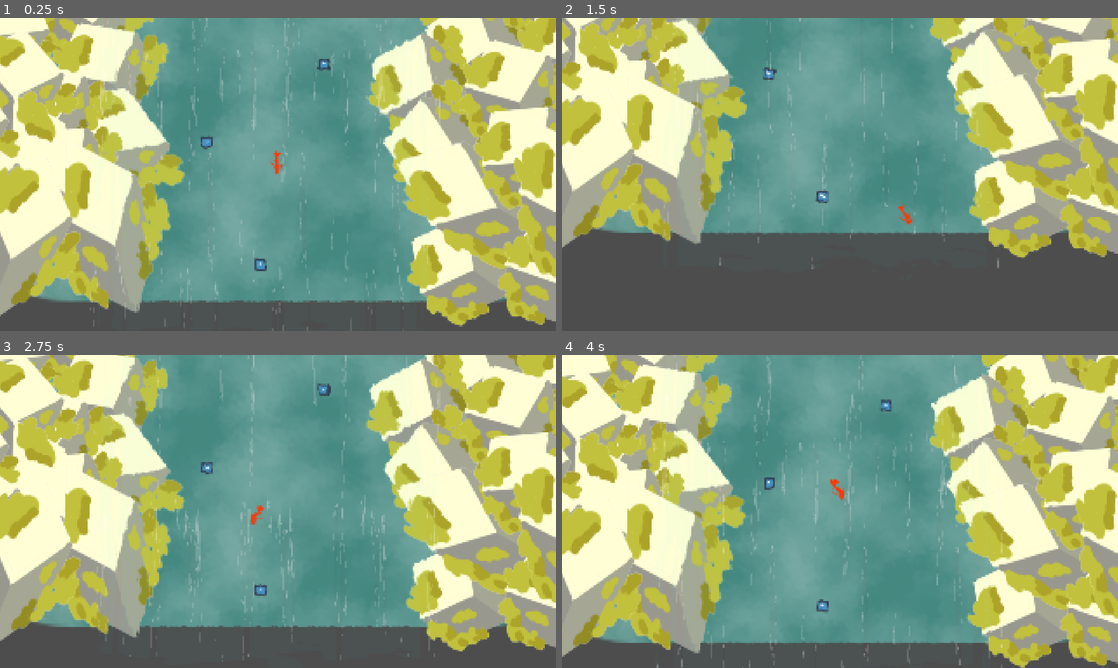
Above: before the commit, frames 1-4 (two rows, left to right).
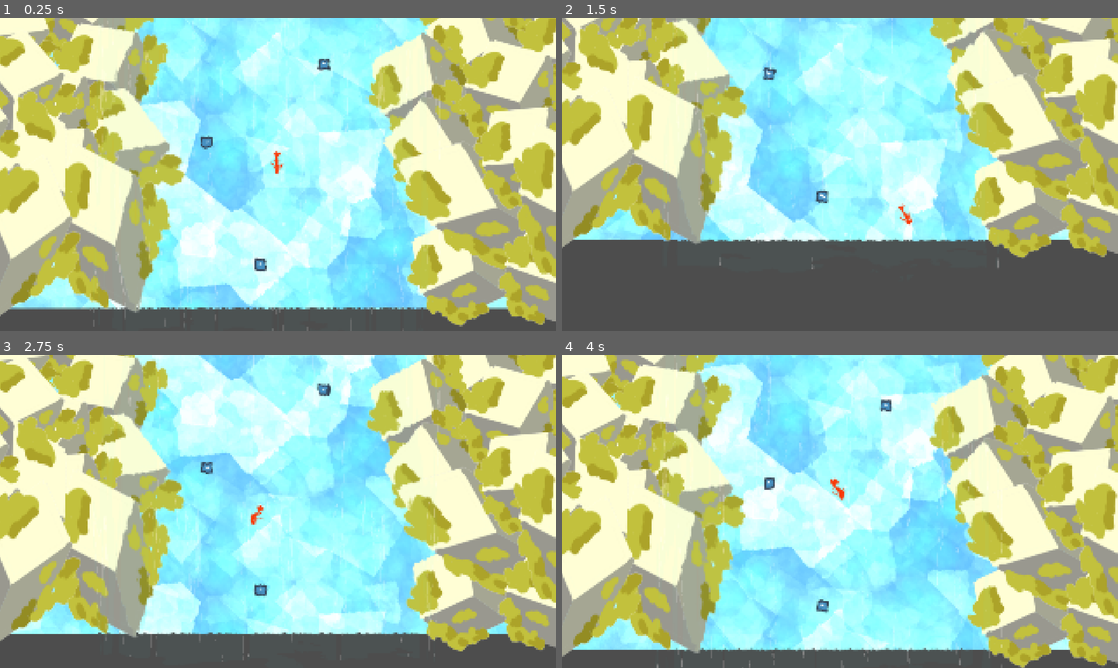
Above: after the commit, the same moments.

Repository: ojaskavathe/cascade
Game: Godot game, scene res://game.tscn
Two runs of this game, one before a commit and one after it. Both use one fixed random seed, a clock stepped at 60 frames per second and the inputs below. The engine's default icon, where the game draws it, is replaced by a stand-in: a white triangle on a blue panel in a dark square.
Inputs (mouse positions are in pixels of both pictures, inside the frame that each line leads up to):
- Up to frame 1 (0.25 s): no input
- Up to frame 2 (1.5 s): move the mouse to (962, 158) at 0.52 s; hold D (right) from 0.53 s (still down); tap Space (jump) at 0.77 s; move the mouse to (728, 190) at 1.27 s
- Up to frame 3 (2.75 s): tap Space (jump) at 1.52 s; move the mouse to (333, 442) at 2.02 s; release D (right) at 2.03 s; hold A (left) from 2.03 s (still down)
- Up to frame 4 (4 s): move the mouse to (812, 574) at 2.77 s; release A (left) at 2.78 s; hold D (right) from 2.78 s (still down); tap Space (jump) at 3.02, 3.77 s; move the mouse to (1006, 558) at 3.52 s

The runs differ from the first frame. In frame 1, 42% of the frame differs, in the area x 1-92%, y 0-94%; in frame 2, 32%; in frame 3, 40%; in frame 4, 42%, in the area x 2-92%, y 0-95%.

Commit message:
Waterfall stuff

Diff:
--- a/assets/shader/fallbackground.tres
+++ /dev/null
@@ -1,103 +0,0 @@
-[gd_resource type="VisualShader" load_steps=12 format=3 uid="uid://de6gsxh1jnp35"]
-
-[sub_resource type="Gradient" id="Gradient_guwve"]
-offsets = PackedFloat32Array(0.193309, 0.877323)
-colors = PackedColorArray(0.1352, 0.26, 0.24752, 1, 0.938845, 0.780052, 0.791951, 1)
-
-[sub_resource type="FastNoiseLite" id="FastNoiseLite_3kupp"]
-frequency = 0.0055
-offset = Vector3(547.37, 0, 0)
-domain_warp_enabled = true
-domain_warp_frequency = 0.07
-
-[sub_resource type="NoiseTexture2D" id="NoiseTexture2D_pxin5"]
-width = 800
-color_ramp = SubResource("Gradient_guwve")
-noise = SubResource("FastNoiseLite_3kupp")
-
-[sub_resource type="VisualShaderNodeTexture" id="VisualShaderNodeTexture_xwpst"]
-output_port_for_preview = 0
-texture = SubResource("NoiseTexture2D_pxin5")
-
-[sub_resource type="Gradient" id="Gradient_dob1m"]
-offsets = PackedFloat32Array(0.996283, 1)
-colors = PackedColorArray(0.313726, 0.603922, 0.572549, 1, 0.733333, 0.870588, 0.721569, 1)
-
-[sub_resource type="FastNoiseLite" id="FastNoiseLite_3eva1"]
-frequency = 0.0096
-
-[sub_resource type="NoiseTexture2D" id="NoiseTexture2D_5hef6"]
-height = 120
-color_ramp = SubResource("Gradient_dob1m")
-noise = SubResource("FastNoiseLite_3eva1")
-
-[sub_resource type="VisualShaderNodeTexture" id="VisualShaderNodeTexture_3egqd"]
-output_port_for_preview = 0
-texture = SubResource("NoiseTexture2D_5hef6")
-
-[sub_resource type="VisualShaderNodeMix" id="VisualShaderNodeMix_kvhj6"]
-default_input_values = [0, Vector3(0, 0, 0), 1, Vector3(1, 1, 1), 2, Vector3(0.5, 0.5, 0.5)]
-op_type = 3
-
-[sub_resource type="VisualShaderNodeTexture" id="VisualShaderNodeTexture_8a0et"]
-output_port_for_preview = 0
-texture = SubResource("NoiseTexture2D_5hef6")
-
-[sub_resource type="VisualShaderNodeMix" id="VisualShaderNodeMix_3328k"]
-default_input_values = [0, Vector3(0, 0, 0), 1, Vector3(1, 1, 1), 2, Vector3(0.5, 0.5, 0.5)]
-op_type = 3
-
-[resource]
-code = "shader_type canvas_item;
-render_mode blend_mix;
-
-uniform sampler2D tex_frg_3;
-uniform sampler2D tex_frg_5;
-uniform sampler2D tex_frg_7;
-
-
-
-void fragment() {
-// Texture2D:3
-	vec4 n_out3p0 = texture(tex_frg_3, UV);
-
-
-// Texture2D:5
-	vec4 n_out5p0 = texture(tex_frg_5, UV);
-
-
-// Mix:6
-	vec3 n_in6p2 = vec3(0.50000, 0.50000, 0.50000);
-	vec3 n_out6p0 = mix(vec3(n_out3p0.xyz), vec3(n_out5p0.xyz), n_in6p2);
-
-
-// Texture2D:7
-	vec4 n_out7p0 = texture(tex_frg_7, UV);
-
-
-// Mix:8
-	vec3 n_in8p2 = vec3(0.50000, 0.50000, 0.50000);
-	vec3 n_out8p0 = mix(n_out6p0, vec3(n_out7p0.xyz), n_in8p2);
-
-
-// Output:0
-	COLOR.rgb = n_out8p0;
-
-
-}
-"
-graph_offset = Vector2(-345.948, 7.93719)
-mode = 1
-flags/light_only = false
-nodes/fragment/0/position = Vector2(500, 220)
-nodes/fragment/3/node = SubResource("VisualShaderNodeTexture_xwpst")
-nodes/fragment/3/position = Vector2(-500, -40)
-nodes/fragment/5/node = SubResource("VisualShaderNodeTexture_3egqd")
-nodes/fragment/5/position = Vector2(-500, 440)
-nodes/fragment/6/node = SubResource("VisualShaderNodeMix_kvhj6")
-nodes/fragment/6/position = Vector2(-160, 200)
-nodes/fragment/7/node = SubResource("VisualShaderNodeTexture_8a0et")
-nodes/fragment/7/position = Vector2(-240, 620)
-nodes/fragment/8/node = SubResource("VisualShaderNodeMix_3328k")
-nodes/fragment/8/position = Vector2(125.019, 531.058)
-nodes/fragment/connections = PackedInt32Array(3, 0, 6, 0, 6, 0, 8, 0, 8, 0, 0, 0, 7, 0, 8, 1, 5, 0, 6, 1)
--- /dev/null
+++ b/assets/shader/pan.gdshader
@@ -0,0 +1,7 @@
+shader_type canvas_item;
+
+uniform vec2 speed = vec2(0.0, -1.0);
+
+void fragment() {
+	COLOR = texture(TEXTURE, mod(UV + TIME * speed, 1.0));
+}
--- /dev/null
+++ b/assets/shader/pan_add.gdshader
@@ -0,0 +1,9 @@
+shader_type canvas_item;
+
+render_mode blend_add;
+
+uniform vec2 speed = vec2(0.0, -1.0);
+
+void fragment() {
+	COLOR = texture(TEXTURE, mod(UV + TIME * speed, 1.0));
+}
--- /dev/null
+++ b/assets/shader/pan_mul.gdshader
@@ -0,0 +1,9 @@
+shader_type canvas_item;
+
+render_mode blend_mul;
+
+uniform vec2 speed = vec2(0.0, -1.0);
+
+void fragment() {
+	COLOR = texture(TEXTURE, mod(UV + TIME * speed, 1.0));
+}
--- a/assets/shader/watefall.gdshader
+++ b/assets/shader/watefall.gdshader
@@ -1,23 +1,14 @@
-/*
-Shader from Godot Shaders - the free shader library.
-godotshaders.com/shader/2d-waterfall
-
-Feel free to improve and change this shader according to your needs
-and consider sharing the modified result on godotshaders.com.
-*/
-
 shader_type canvas_item;
 
-uniform vec2 scale; // Used for sprite script. Don't edit this value in the inspector.
+uniform vec2 scale;
 uniform float zoom; // Used for sprite script. Don't edit this value in the inspector.
 
 uniform sampler2D refraction_map: repeat_enable;
-uniform sampler2D water_mask;
-uniform sampler2D screen : hint_screen_texture;
+uniform sampler2D water_mask: repeat_enable;
 
 uniform vec2 gap_stretch = vec2(0.8, 0.05);
 uniform vec2 refraction_stretch = vec2(2.0, 0.8);
-uniform float refraction_strength : hint_range(0.0, 0.1) = 0.02;
+uniform float refraction_strength : hint_range(0.0, 0.5) = 0.2;
 
 uniform vec4 water_tint: source_color = vec4(0.2, 0.6, 1.0, 0.1);
 uniform vec4 water_highlight: source_color = vec4(1.0, 1.0, 1.0, 0.3);
@@ -39,9 +30,7 @@
 	// Get the screen texture and distort it
 	vec4 refraction = texture(SCREEN_TEXTURE, SCREEN_UV - refraction_offset * refraction_strength * zoom);
 
-
 	// Create holes and apply colors and textures //
-
 	vec4 color = vec4(1.0);
 
 	// Define what values will be the water highlight color (the gap border)
--- a/entity/waterfall/waterfall.gdshader
+++ /dev/null
@@ -1,73 +0,0 @@
-shader_type canvas_item;
-
-uniform vec2 scale;
-uniform float zoom; // Used for sprite script. Don't edit this value in the inspector.
-
-uniform sampler2D refraction_map: repeat_enable;
-uniform sampler2D water_mask: repeat_enable;
-
-uniform vec2 gap_stretch = vec2(0.8, 0.05);
-uniform vec2 refraction_stretch = vec2(2.0, 0.8);
-uniform float refraction_strength : hint_range(0.0, 0.5) = 0.2;
-
-uniform vec4 water_tint: source_color = vec4(0.2, 0.6, 1.0, 0.1);
-uniform vec4 water_highlight: source_color = vec4(1.0, 1.0, 1.0, 0.3);
-uniform float speed = 0.5;
-uniform float flow_gaps : hint_range(0.0, 1.0) = 0.33;
-uniform float highlight_width : hint_range(0.0, 0.3) = 0.02;
-
-uniform sampler2D SCREEN_TEXTURE: hint_screen_texture, filter_linear_mipmap;
-
-void fragment()
-{
-	// Get the two noise textures and make them move on the y axis. The gaps move twice as fast as the refraction, but you can tweak this by changing (speed * 0.5)
-	vec2 refraction_offset = texture(refraction_map, vec2(UV.x, UV.y + -TIME * speed * 0.5) * scale * refraction_stretch).xy;
-	vec2 gap_mask = texture(water_mask, vec2(UV.x, UV.y + -TIME * speed) * scale * gap_stretch).xy;
-
-	// Set values between -0.5 and 0.5 (instead of 0 and 1). Otherwise the reflection will move whith increased refraction_strength
-	refraction_offset -= 0.5;
-
-	// Get the screen texture and distort it
-	vec4 refraction = texture(SCREEN_TEXTURE, SCREEN_UV - refraction_offset * refraction_strength * zoom);
-
-	// Create holes and apply colors and textures //
-	vec4 color = vec4(1.0);
-
-	// Define what values will be the water highlight color (the gap border)
-	float inner_edge = flow_gaps + highlight_width;
-
-	// See if the pixel is within the edges range and use the water colors alpha to blend between showing color or refraction texture.
-	if (gap_mask.x < inner_edge)
-	{
-		color.rgb = mix(refraction.rgb, water_highlight.rgb, water_highlight.a);
-	}
-	else
-	{
-		color.rgb = mix(refraction.rgb, water_tint.rgb, water_tint.a);
-	}
-
-	// If the value is below the gap threshhold make it transparent (a gap)
-	if (gap_mask.x < flow_gaps)
-	{
-		color.a = 0.0;
-	}
-
-
-	// Crate Edge Shape //
-
-	// Set the shape for the top and bottom edges. Use water_mask as shape but with other values to flatten it out horizontally.
-	vec2 water_edge = texture(water_mask, vec2(UV.x, UV.y + -TIME * 0.1) * scale * vec2(0.15, 0.6)).xy;
-	water_edge -= 0.5;
-
-	// Use the same mask as for the gaps for left and right edge.
-	vec2 vertical_edge_mask = gap_mask - 0.5;
-
-	// Apply the new masks to the edges. This will make the wobble effect.
-	color.a = mix(0.0, color.a, step(UV.x + vertical_edge_mask.x * 0.2, 0.92)); // Right edge
-	color.a = mix(color.a, 0.0, step(UV.x - vertical_edge_mask.x * 0.2, 0.08)); // Left edge
-
-	color.a = mix(0.0, color.a, step(UV.y + water_edge.y * 0.1, 0.95));  //Bottom edge
-	color.a = mix(color.a, 0.0, step(UV.y - water_edge.y * 0.05, 0.05)); //Top edge
-
-	COLOR = color;
-}
--- a/entity/waterfall/waterfall.tscn
+++ b/entity/waterfall/waterfall.tscn
@@ -1,6 +1,6 @@
 [gd_scene load_steps=9 format=3 uid="uid://db6esycu3r0ut"]
 
-[ext_resource type="Shader" path="res://entity/waterfall/waterfall.gdshader" id="1_5ls27"]
+[ext_resource type="Shader" path="res://assets/shader/watefall.gdshader" id="1_uaryd"]
 [ext_resource type="Texture2D" uid="uid://7iiqobfrmtqd" path="res://icon.svg" id="2_was4l"]
 [ext_resource type="Script" path="res://entity/waterfall/waterfall.gd" id="3_88d16"]
 
@@ -15,14 +15,14 @@
 noise = SubResource("FastNoiseLite_v8kov")
 
 [sub_resource type="ShaderMaterial" id="ShaderMaterial_jwthj"]
-shader = ExtResource("1_5ls27")
+shader = ExtResource("1_uaryd")
 shader_parameter/scale = Vector2(5, 5)
 shader_parameter/zoom = 0.374577
 shader_parameter/gap_stretch = Vector2(0.8, 0.05)
 shader_parameter/refraction_stretch = Vector2(2, 0.8)
 shader_parameter/refraction_strength = 0.008
-shader_parameter/water_tint = Color(0.2, 1, 0.973333, 0.0313726)
-shader_parameter/water_highlight = Color(1, 1, 1, 0.3)
+shader_parameter/water_tint = Color(0.2, 0.733333, 1, 0.368627)
+shader_parameter/water_highlight = Color(1, 1, 1, 0.658824)
 shader_parameter/speed = 1.1
 shader_parameter/flow_gaps = 0.22
 shader_parameter/highlight_width = 0.02
--- /dev/null
+++ b/entity/waterfall/waterfall_background.tscn
@@ -0,0 +1,58 @@
+[gd_scene load_steps=11 format=3 uid="uid://bohi4cl1p4ipa"]
+
+[ext_resource type="Shader" path="res://assets/shader/pan.gdshader" id="1_8apah"]
+[ext_resource type="Shader" path="res://assets/shader/pan_add.gdshader" id="1_ql1qe"]
+
+[sub_resource type="ShaderMaterial" id="ShaderMaterial_37jl8"]
+shader = ExtResource("1_ql1qe")
+shader_parameter/speed = Vector2(0, -1)
+
+[sub_resource type="Gradient" id="Gradient_wxa4j"]
+colors = PackedColorArray(0, 0, 0, 0, 1, 1, 1, 1)
+
+[sub_resource type="FastNoiseLite" id="FastNoiseLite_i7q0s"]
+noise_type = 2
+frequency = 0.0072
+fractal_octaves = 8
+cellular_return_type = 0
+
+[sub_resource type="NoiseTexture2D" id="NoiseTexture2D_mvyda"]
+width = 1280
+height = 720
+seamless = true
+seamless_blend_skirt = 1.0
+color_ramp = SubResource("Gradient_wxa4j")
+noise = SubResource("FastNoiseLite_i7q0s")
+
+[sub_resource type="ShaderMaterial" id="ShaderMaterial_hswic"]
+shader = ExtResource("1_8apah")
+shader_parameter/speed = Vector2(0, -1)
+
+[sub_resource type="Gradient" id="Gradient_lbctu"]
+offsets = PackedFloat32Array(0, 0.149351, 0.616883)
+colors = PackedColorArray(1, 1, 1, 1, 0.3744, 0.90144, 0.96, 1, 0.38, 0.72832, 0.97423, 1)
+
+[sub_resource type="FastNoiseLite" id="FastNoiseLite_owlv7"]
+noise_type = 2
+frequency = 0.0072
+
+[sub_resource type="NoiseTexture2D" id="NoiseTexture2D_gs2bb"]
+width = 1280
+height = 720
+seamless = true
+seamless_blend_skirt = 1.0
+color_ramp = SubResource("Gradient_lbctu")
+noise = SubResource("FastNoiseLite_owlv7")
+
+[node name="WaterfallBackground" type="Node2D"]
+
+[node name="Overlay" type="Sprite2D" parent="."]
+material = SubResource("ShaderMaterial_37jl8")
+texture = SubResource("NoiseTexture2D_mvyda")
+centered = false
+
+[node name="Base" type="Sprite2D" parent="."]
+z_index = -100
+material = SubResource("ShaderMaterial_hswic")
+texture = SubResource("NoiseTexture2D_gs2bb")
+centered = false
--- a/level/debug_0.tscn
+++ b/level/debug_0.tscn
@@ -1,14 +1,87 @@
-[gd_scene load_steps=20 format=3 uid="uid://ctjtcrv6lr21"]
-
-[ext_resource type="Shader" path="res://entity/waterfall/waterfall.gdshader" id="3_exhpt"]
+[gd_scene load_steps=16 format=3 uid="uid://ctjtcrv6lr21"]
+
 [ext_resource type="PackedScene" uid="uid://v743cd1td7ir" path="res://entity/object/jump_point.tscn" id="4_acxa1"]
 [ext_resource type="PackedScene" uid="uid://cnb5n82ek6hwi" path="res://entity/object/bottom_kill_zone.tscn" id="4_ohvmd"]
+[ext_resource type="PackedScene" uid="uid://bohi4cl1p4ipa" path="res://entity/waterfall/waterfall_background.tscn" id="4_vcpn8"]
 [ext_resource type="PackedScene" uid="uid://db6esycu3r0ut" path="res://entity/waterfall/waterfall.tscn" id="5_fw8eb"]
-[ext_resource type="Shader" uid="uid://de6gsxh1jnp35" path="res://assets/shader/fallbackground.tres" id="5_ohq8a"]
-[ext_resource type="Texture2D" uid="uid://7iiqobfrmtqd" path="res://icon.svg" id="6_kuhdx"]
 [ext_resource type="Shader" path="res://assets/shader/pixelate.gdshader" id="6_w3gqr"]
 [ext_resource type="Texture2D" uid="uid://c6mxwkdp6ri3e" path="res://assets/rock.png" id="7_58dig"]
 
+[sub_resource type="Shader" id="Shader_tp7pu"]
+code = "shader_type canvas_item;
+
+uniform vec2 scale;
+uniform float zoom; // Used for sprite script. Don't edit this value in the inspector.
+
+uniform sampler2D refraction_map: repeat_enable;
+uniform sampler2D water_mask: repeat_enable;
+
+uniform vec2 gap_stretch = vec2(0.8, 0.05);
+uniform vec2 refraction_stretch = vec2(2.0, 0.8);
+uniform float refraction_strength : hint_range(0.0, 0.5) = 0.2;
+
+uniform vec4 water_tint: source_color = vec4(0.2, 0.6, 1.0, 0.1);
+uniform vec4 water_highlight: source_color = vec4(1.0, 1.0, 1.0, 0.3);
+uniform float speed = 0.5;
+uniform float flow_gaps : hint_range(0.0, 1.0) = 0.33;
+uniform float highlight_width : hint_range(0.0, 0.3) = 0.02;
+
+uniform sampler2D SCREEN_TEXTURE: hint_screen_texture, filter_linear_mipmap;
+
+void fragment()
+{
+	// Get the two noise textures and make them move on the y axis. The gaps move twice as fast as the refraction, but you can tweak this by changing (speed * 0.5)
+	vec2 refraction_offset = texture(refraction_map, vec2(UV.x, UV.y + -TIME * speed * 0.5) * scale * refraction_stretch).xy;
+	vec2 gap_mask = texture(water_mask, vec2(UV.x, UV.y + -TIME * speed) * scale * gap_stretch).xy;
+
+	// Set values between -0.5 and 0.5 (instead of 0 and 1). Otherwise the reflection will move whith increased refraction_strength
+	refraction_offset -= 0.5;
+
+	// Get the screen texture and distort it
+	vec4 refraction = texture(SCREEN_TEXTURE, SCREEN_UV - refraction_offset * refraction_strength * zoom);
+
+	// Create holes and apply colors and textures //
+	vec4 color = vec4(1.0);
+
+	// Define what values will be the water highlight color (the gap border)
+	float inner_edge = flow_gaps + highlight_width;
+
+	// See if the pixel is within the edges range and use the water colors alpha to blend between showing color or refraction texture.
+	if (gap_mask.x < inner_edge)
+	{
+		color.rgb = mix(refraction.rgb, water_highlight.rgb, water_highlight.a);
+	}
+	else
+	{
+		color.rgb = mix(refraction.rgb, water_tint.rgb, water_tint.a);
+	}
+
+	// If the value is below the gap threshhold make it transparent (a gap)
+	if (gap_mask.x < flow_gaps)
+	{
+		color.a = 0.0;
+	}
+
+
+	// Crate Edge Shape //
+
+	// Set the shape for the top and bottom edges. Use water_mask as shape but with other values to flatten it out horizontally.
+	vec2 water_edge = texture(water_mask, vec2(UV.x, UV.y + -TIME * 0.1) * scale * vec2(0.15, 0.6)).xy;
+	water_edge -= 0.5;
+
+	// Use the same mask as for the gaps for left and right edge.
+	vec2 vertical_edge_mask = gap_mask - 0.5;
+
+	// Apply the new masks to the edges. This will make the wobble effect.
+	color.a = mix(0.0, color.a, step(UV.x + vertical_edge_mask.x * 0.2, 0.92)); // Right edge
+	color.a = mix(color.a, 0.0, step(UV.x - vertical_edge_mask.x * 0.2, 0.08)); // Left edge
+
+	color.a = mix(0.0, color.a, step(UV.y + water_edge.y * 0.1, 0.95));  //Bottom edge
+	color.a = mix(color.a, 0.0, step(UV.y - water_edge.y * 0.05, 0.05)); //Top edge
+
+	COLOR = color;
+}"
+
 [sub_resource type="FastNoiseLite" id="FastNoiseLite_suqgc"]
 
 [sub_resource type="NoiseTexture2D" id="NoiseTexture2D_hqa1d"]
@@ -20,9 +93,9 @@
 noise = SubResource("FastNoiseLite_v8kov")
 
 [sub_resource type="ShaderMaterial" id="ShaderMaterial_b0sun"]
-shader = ExtResource("3_exhpt")
+shader = SubResource("Shader_tp7pu")
 shader_parameter/scale = Vector2(5, 5)
-shader_parameter/zoom = 0.420448
+shader_parameter/zoom = 0.561231
 shader_parameter/gap_stretch = Vector2(0.8, 0.05)
 shader_parameter/refraction_stretch = Vector2(2, 0.8)
 shader_parameter/refraction_strength = 0.008
@@ -39,16 +112,6 @@
 shader_parameter/x = 320
 shader_parameter/y = 180
 
-[sub_resource type="Gradient" id="Gradient_3l1mo"]
-colors = PackedColorArray(0.0122, 0.61, 0.560183, 1, 0, 0.246667, 0.37, 1)
-
-[sub_resource type="GradientTexture2D" id="GradientTexture2D_y2fm4"]
-gradient = SubResource("Gradient_3l1mo")
-width = 1280
-height = 720
-fill_to = Vector2(0, 1)
-metadata/_snap_enabled = true
-
 [sub_resource type="WorldBoundaryShape2D" id="WorldBoundaryShape2D_7dbm0"]
 normal = Vector2(1, 0)
 distance = -480.0
@@ -56,9 +119,6 @@
 [sub_resource type="WorldBoundaryShape2D" id="WorldBoundaryShape2D_5m7jm"]
 normal = Vector2(-1, 0)
 distance = -480.0
-
-[sub_resource type="ShaderMaterial" id="ShaderMaterial_eobq2"]
-shader = ExtResource("5_ohq8a")
 
 [node name="Debug0" type="Node2D"]
 
@@ -92,11 +152,8 @@
 grow_vertical = 2
 metadata/_edit_use_anchors_ = true
 
-[node name="gradient" type="Sprite2D" parent="."]
-visible = false
-z_index = -5
-position = Vector2(640, 354)
-texture = SubResource("GradientTexture2D_y2fm4")
+[node name="WaterfallBackground" parent="." instance=ExtResource("4_vcpn8")]
+z_index = -2
 
 [node name="BottomKillzone" parent="." instance=ExtResource("4_ohvmd")]
 position = Vector2(0, 714)
@@ -111,13 +168,6 @@
 [node name="Right" type="CollisionShape2D" parent="Bounds"]
 position = Vector2(0, 648)
 shape = SubResource("WorldBoundaryShape2D_5m7jm")
-
-[node name="background" type="Sprite2D" parent="."]
-z_index = -1
-material = SubResource("ShaderMaterial_eobq2")
-position = Vector2(640, 320)
-scale = Vector2(10, 6)
-texture = ExtResource("6_kuhdx")
 
 [node name="rocks" type="Node2D" parent="."]
 
@@ -144,7 +194,6 @@
 [node name="Rock6" type="Sprite2D" parent="rocks"]
 position = Vector2(165.513, 409.315)
 rotation = -0.590831
-scale = Vector2(1, 1)
 texture = ExtResource("7_58dig")
 
 [node name="Rock4" type="Sprite2D" parent="rocks"]
@@ -177,7 +226,6 @@
 [node name="Rock18" type="Sprite2D" parent="rocks"]
 position = Vector2(-48.7593, 445.56)
 rotation = 0.0915458
-scale = Vector2(1, 1)
 texture = ExtResource("7_58dig")
 
 [node name="Rock19" type="Sprite2D" parent="rocks"]
@@ -215,7 +263,6 @@
 [node name="Rock11" type="Sprite2D" parent="rocks"]
 position = Vector2(1022.68, 335.086)
 rotation = -1.36794
-scale = Vector2(1, 1)
 texture = ExtResource("7_58dig")
 
 [node name="Rock12" type="Sprite2D" parent="rocks"]
@@ -253,7 +300,6 @@
 [node name="Rock25" type="Sprite2D" parent="rocks"]
 position = Vector2(1234.68, 361.086)
 rotation = -0.610247
-scale = Vector2(1, 1)
 texture = ExtResource("7_58dig")
 
 [node name="Rock26" type="Sprite2D" parent="rocks"]
